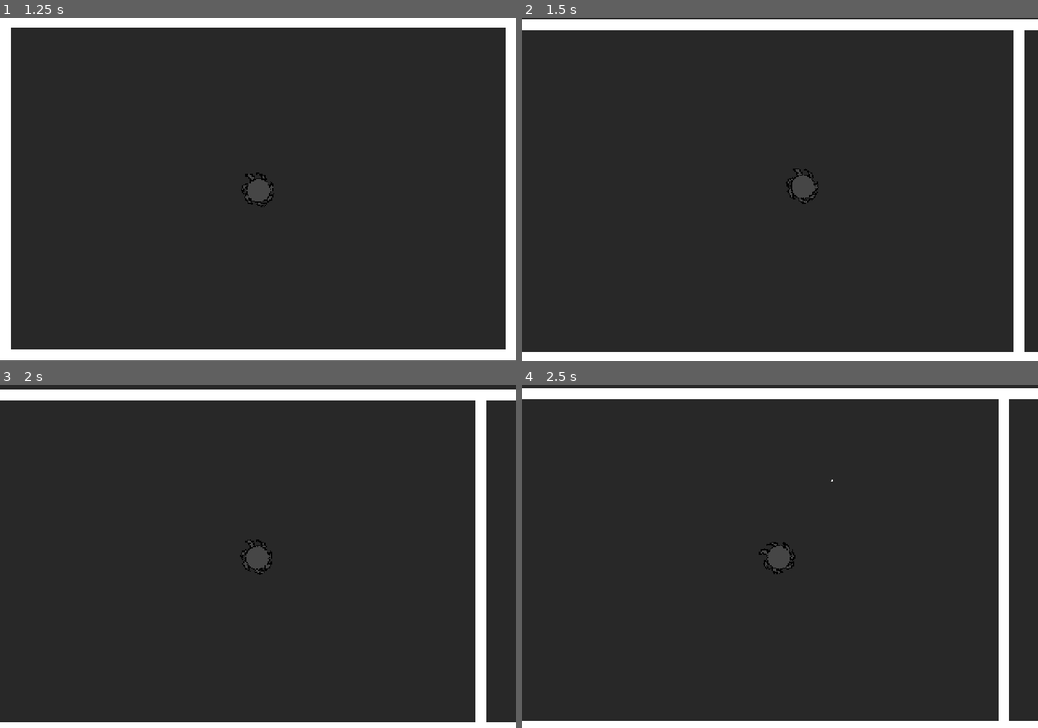
Above: before the commit, frames 1-4 (two rows, left to right).
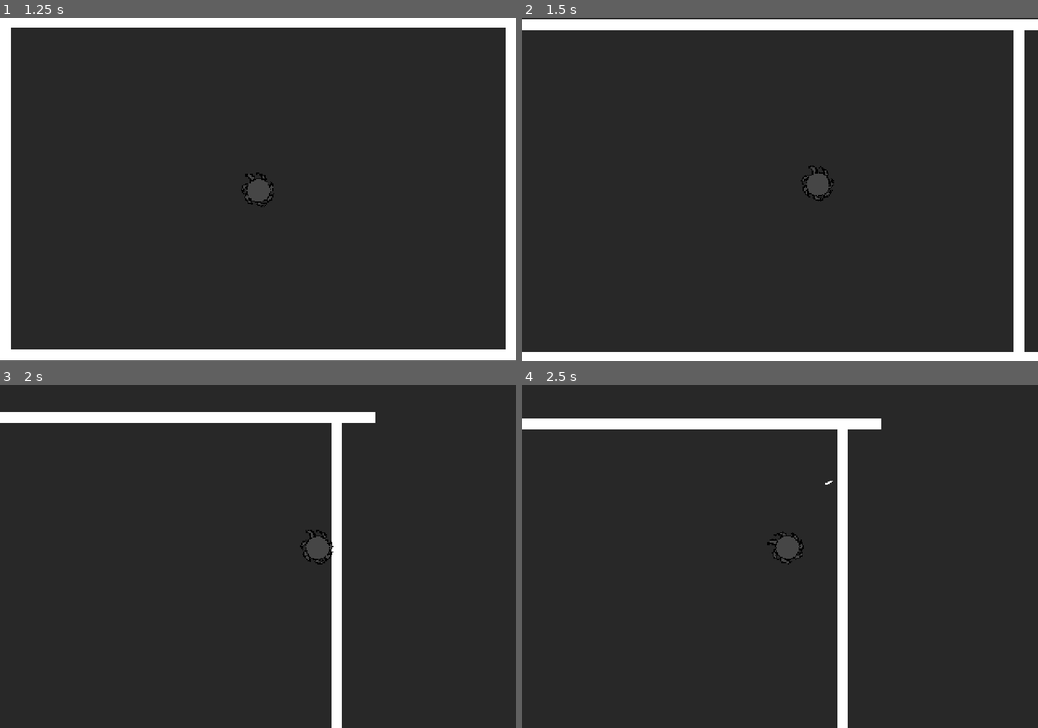
Above: after the commit, the same moments.

Repository: deltea/brj-2025
Game: Godot game, scene res://rooms/levels/test_level.tscn
Same seed, same stepped clock (60 frames per second), same inputs: the game is played once before the commit and once after it.
Inputs (mouse positions are in pixels of both pictures, inside the frame that each line leads up to):
- Up to frame 1 (1.25 s): press the mouse at (258, 189) at 0.53 s
- Up to frame 2 (1.5 s): move the mouse to (676, 206) at 1.27 s; release the mouse at (676, 206) at 1.28 s; click (676, 206) at 1.35 s
- Up to frame 3 (2 s): no input
- Up to frame 4 (2.5 s): move the mouse to (831, 481) at 2.02 s; press the mouse at (831, 481) at 2.03 s

Frame 1 is identical in both runs. In frame 2, 0.6% of the frame differs, in the area x 51-61%, y 42-55%; in frame 3, 12%, in the area x 0-100%, y 1-100%; in frame 4, 12%.

Commit message:
add drag and change to rigidbody2d

Diff:
--- a/project.godot
+++ b/project.godot
@@ -67,6 +67,10 @@
 2d_physics/layer_1="World"
 2d_physics/layer_2="Player"
 
+[physics]
+
+2d/default_gravity=0.0
+
 [rendering]
 
 textures/canvas_textures/default_texture_filter=0
--- a/scenes/camera/camera.tscn
+++ b/scenes/camera/camera.tscn
@@ -3,6 +3,5 @@
 [ext_resource type="Script" path="res://scenes/camera/camera.gd" id="1_chfn3"]
 
 [node name="Camera" type="Camera2D"]
-ignore_rotation = false
 position_smoothing_enabled = true
 script = ExtResource("1_chfn3")
--- a/scenes/player/player.gd
+++ b/scenes/player/player.gd
@@ -22,7 +22,7 @@
 	if Input.is_action_just_released("mouse_left"):
 		var direction = (drag_start_pos - get_global_mouse_position()).normalized()
 		var distance = drag_start_pos.distance_to(get_global_mouse_position());
-		velocity = direction * distance * 5.0;
+		apply_central_impulse(direction * distance * 5.0);
 		drag_line.visible = false
 		Engine.set_time_scale(1);
 
--- a/scenes/player/player.tscn
+++ b/scenes/player/player.tscn
@@ -1,8 +1,12 @@
-[gd_scene load_steps=6 format=3 uid="uid://ctoo0n22cfbd7"]
+[gd_scene load_steps=7 format=3 uid="uid://ctoo0n22cfbd7"]
 
 [ext_resource type="Script" path="res://scenes/player/player.gd" id="1_s4y46"]
 [ext_resource type="Texture2D" uid="uid://bndp3mnpehlyi" path="res://assets/PlayerSprites/PlaceHolderPlayerSprite.png" id="2_remjr"]
 [ext_resource type="PackedScene" uid="uid://ccklh1or0aic6" path="res://scenes/camera/camera.tscn" id="4_oyx0u"]
+
+[sub_resource type="PhysicsMaterial" id="PhysicsMaterial_u1308"]
+friction = 0.0
+bounce = 1.0
 
 [sub_resource type="SpriteFrames" id="SpriteFrames_es6yv"]
 animations = [{
@@ -18,7 +22,11 @@
 [sub_resource type="CircleShape2D" id="CircleShape2D_ex4hq"]
 radius = 16.0
 
-[node name="Player" type="CharacterBody2D"]
+[node name="Player" type="RigidBody2D"]
+physics_material_override = SubResource("PhysicsMaterial_u1308")
+contact_monitor = true
+max_contacts_reported = 1
+linear_damp = 0.8
 script = ExtResource("1_s4y46")
 
 [node name="Camera" parent="." instance=ExtResource("4_oyx0u")]
@@ -37,5 +45,5 @@
 begin_cap_mode = 2
 end_cap_mode = 2
 
+[connection signal="body_entered" from="." to="." method="_on_body_entered"]
 [connection signal="collided" from="." to="." method="_on_collided"]
-[connection signal="input_event" from="." to="." method="_on_input_event"]
--- a/scripts/entity.gd
+++ b/scripts/entity.gd
@@ -1,4 +1,4 @@
-class_name Entity extends CharacterBody2D
+class_name Entity extends RigidBody2D
 
 signal collided;
 signal died;
@@ -19,7 +19,7 @@
 
 func update_position(delta : float):
 	$AnimatedSprite2D.rotation += angular_speed * delta;
-	var collision = move_and_collide(velocity * delta);
-	if collision:
-		velocity = velocity.bounce(collision.get_normal()) * bounce_strength;
-		collided.emit();
+	# var collision = move_and_collide(velocity * delta);
+	# if collision:
+	# 	velocity = velocity.bounce(collision.get_normal()) * bounce_strength;
+	# 	collided.emit();
